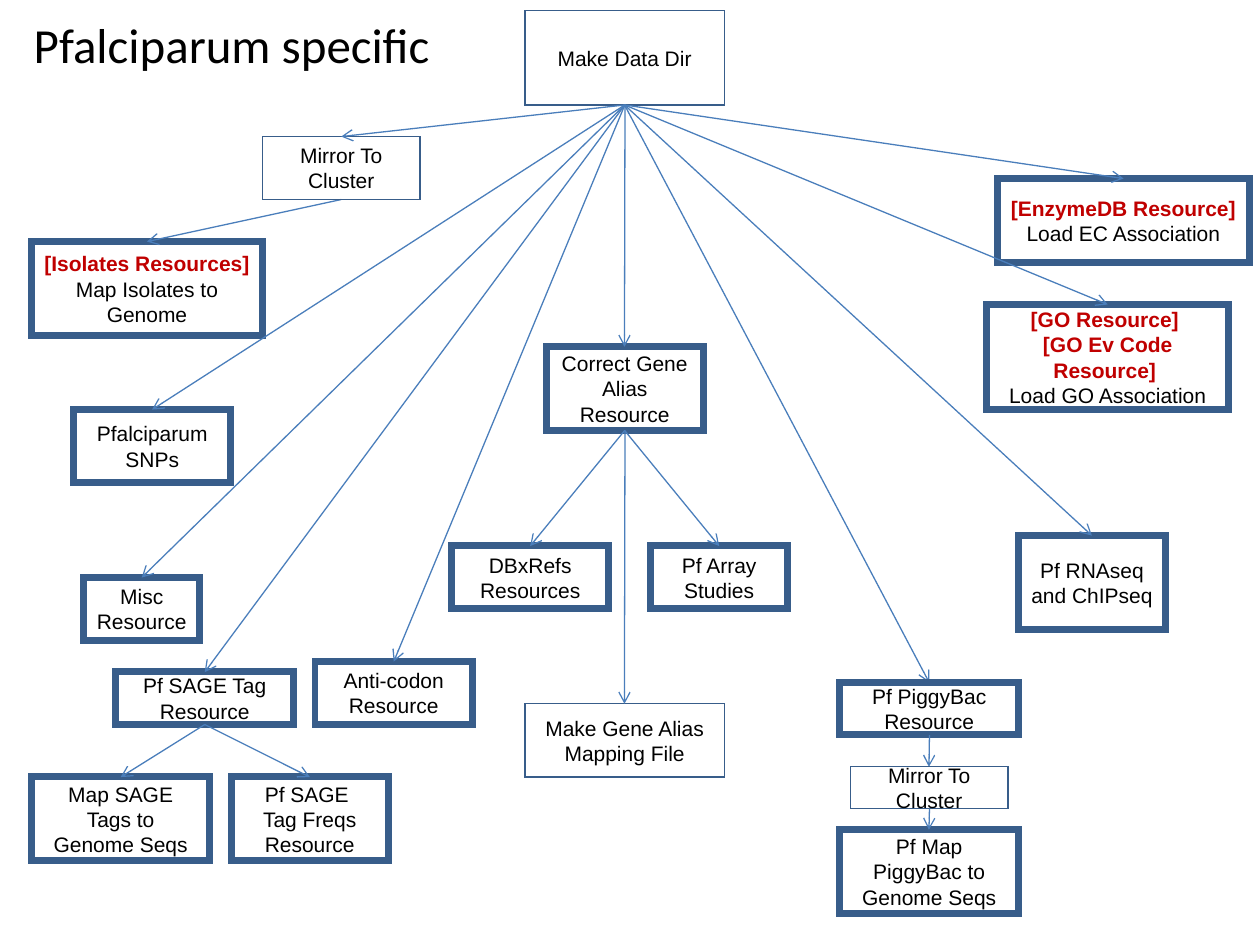
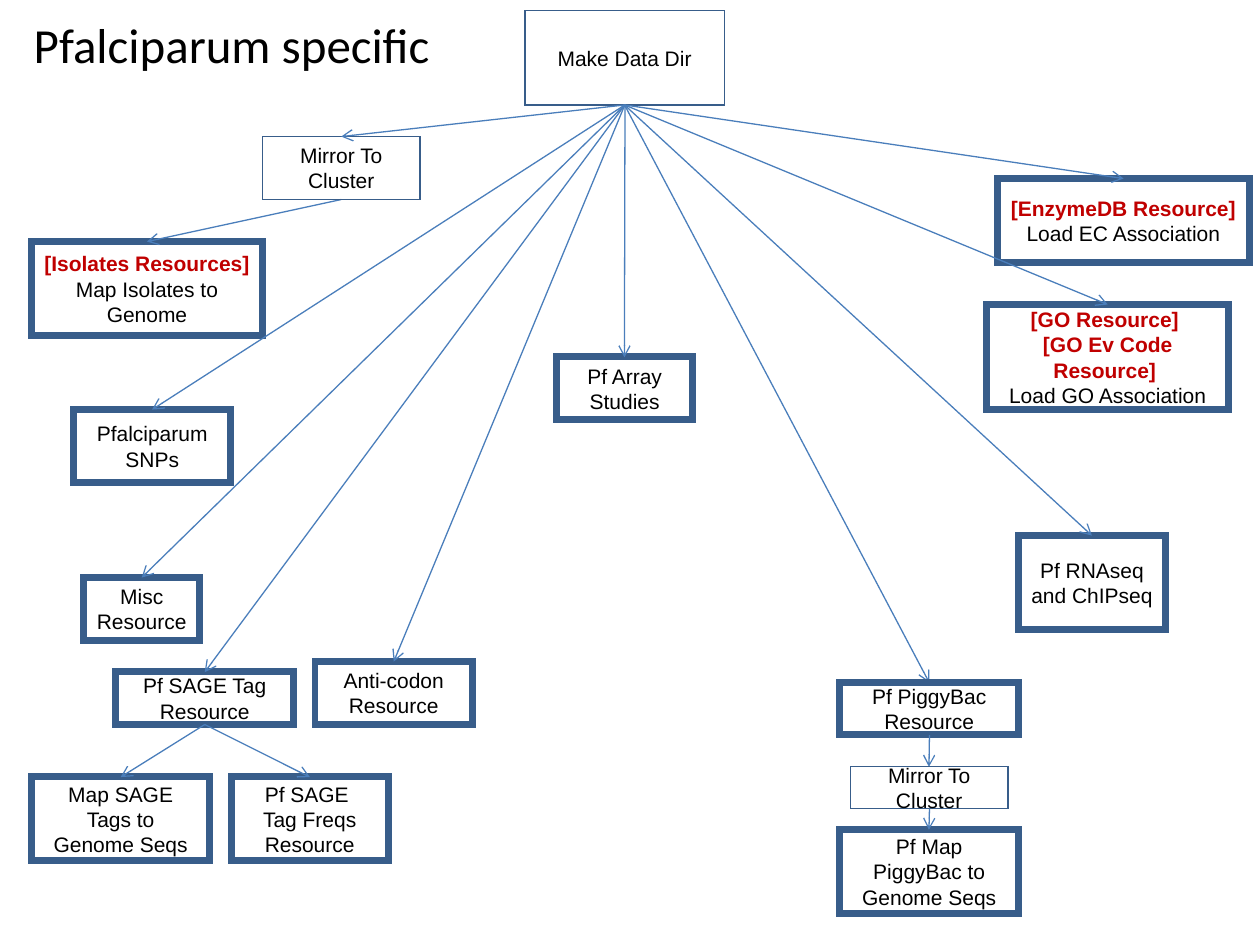
Before and after one commit to VEuPathDB/ApiCommonWorkflow, a slide deck: slide 10 of Main/doc/IntegratedWorkflow.ppt. Drawn at 1260x945 pixels with LibreOffice and Linux fonts; fonts in the diff are those of the drawing. Boxes give left, top, right and bottom in pixels: in the first picture for what was removed or moved away, otherwise in the second. Text is boxed around its words. In the diff, an @@ line names an element or a change of style, - is before the commit and + after.

Commit message:
make workflow changes for Gene Aliases, Names and Synonyms

```diff
--- a/Main/doc/IntegratedWorkflow.ppt
+++ b/Main/doc/IntegratedWorkflow.ppt
@@ arrow moved from (625, 106) - (625, 346) to (625, 106) - (625, 358) @@
@@ rectangle removed at box(546, 346, 703, 431) @@
-Correct Gene Alias
-Resource
@@ rectangle "Pf Array Studies": place and size @@
-rectangle "Pf Array Studies" at box(651, 546, 788, 609)
+rectangle "Pf Array Studies" at box(557, 357, 693, 420)
@@ arrow removed from (625, 431) to (530, 546) @@
@@ arrow removed from (625, 431) to (625, 704) @@
@@ arrow removed from (625, 431) to (719, 546) @@
@@ rectangle removed at box(451, 546, 609, 609) @@
-DBxRefs
-Resources
@@ rectangle removed at box(525, 703, 724, 776) @@
-Make Gene Alias Mapping File
```
Also in this commit, not shown: 7 other slides changed.
